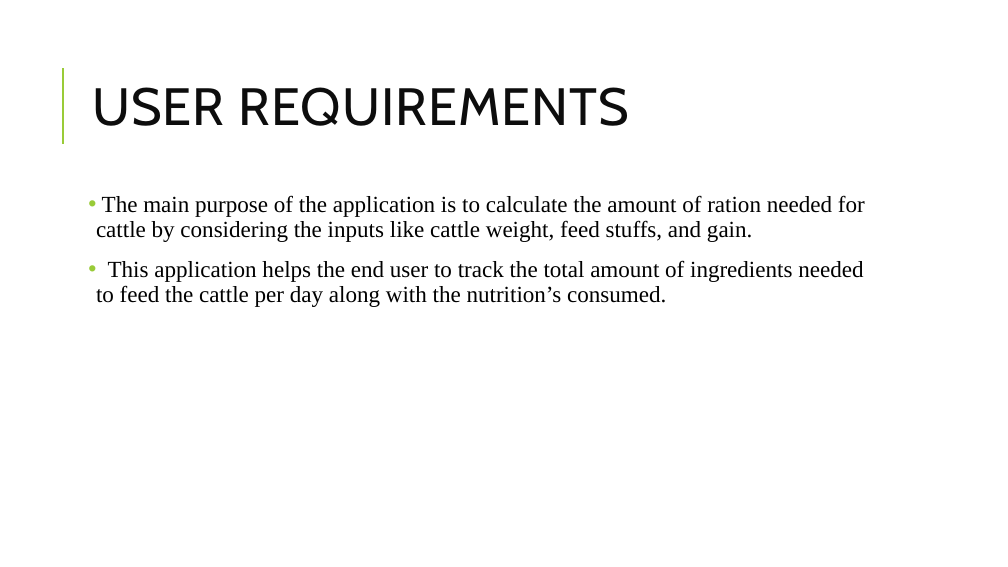
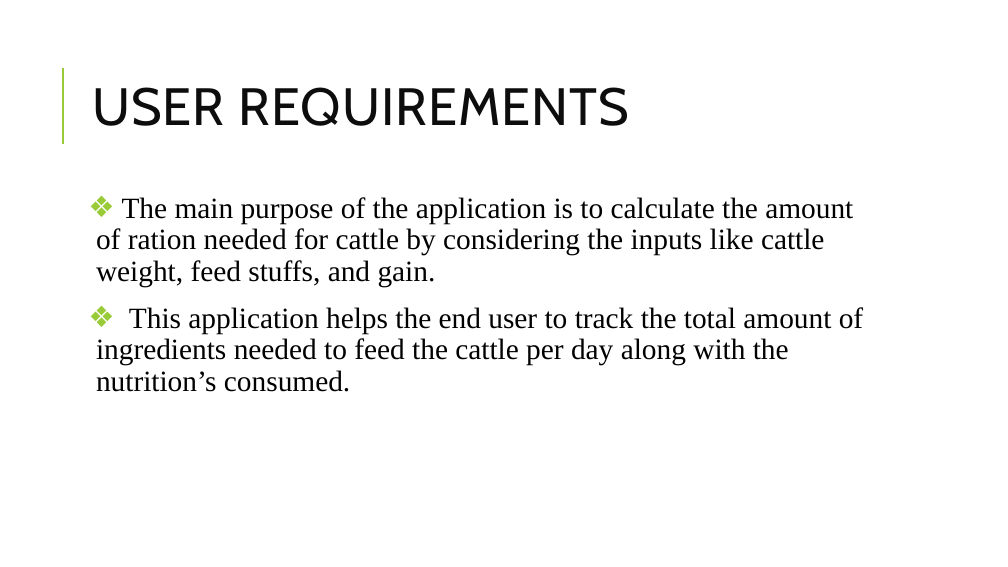
Before and after one commit to Satyavrath/rationbalancing, a slide deck: slide 5 of RationBalancing.pptx. Drawn at 1008x567 pixels with LibreOffice and Linux fonts; fonts in the diff are those of the drawing. Boxes give left, top, right and bottom in pixels: in the first picture for what was removed or moved away, otherwise in the second. Text is boxed around its words. In the diff, an @@ line names an element or a change of style, - is before the commit and + after.

```diff
--- a/RationBalancing.pptx
+++ b/RationBalancing.pptx
@@ text "The main purpose of the ..." at <box>96,197,863,392</box>: size 22 to 28 pt; bullet • to ❖ @@
```
Also in this commit, not shown: 2 other slides changed.
